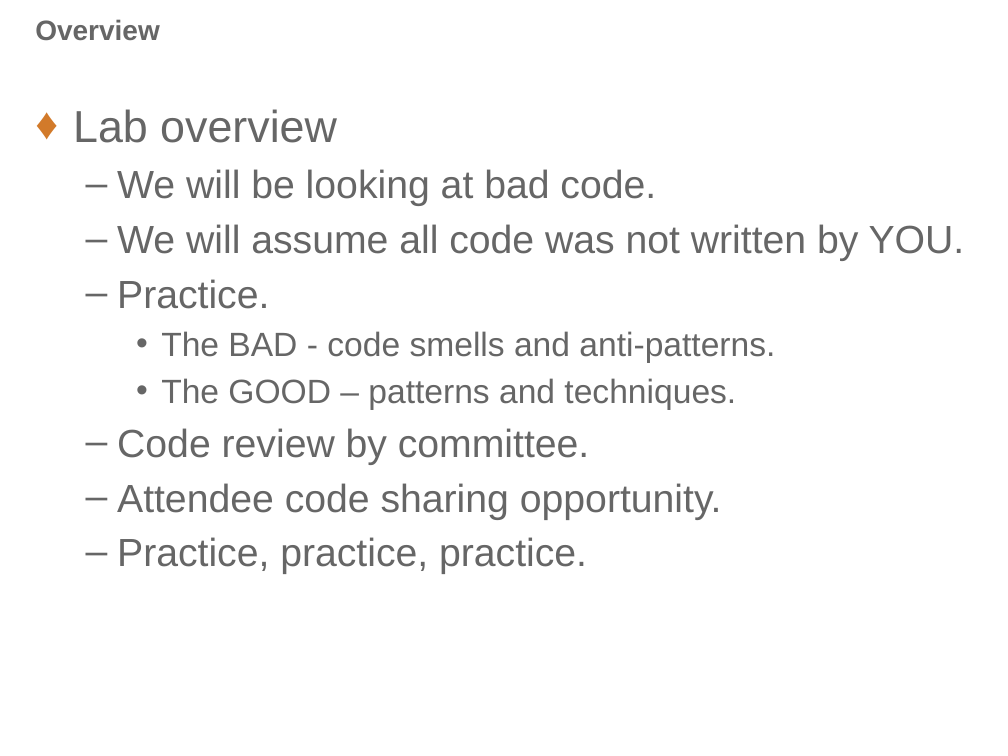
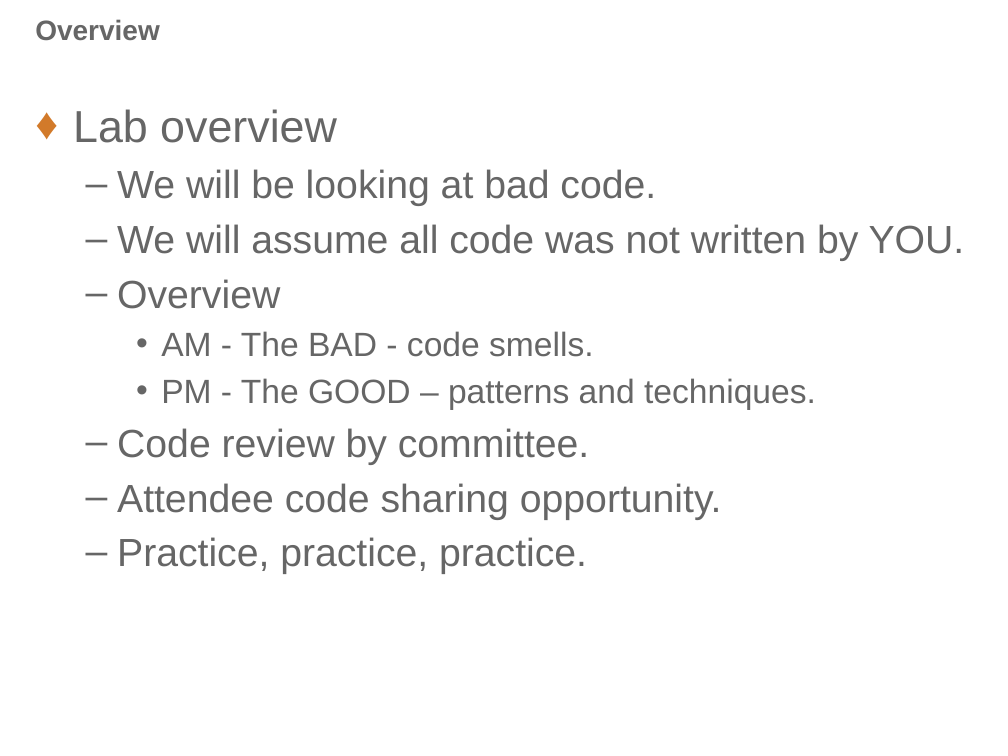
Before and after one commit to PatrickDelancy/RefactoringWorkshop, a slide deck: slide 3 of Refactoring Workshop.pptx. Drawn at 1008x756 pixels with LibreOffice and Linux fonts; fonts in the diff are those of the drawing; background and template pictures are left out. Boxes give left, top, right and bottom in pixels: in the first picture for what was removed or moved away, otherwise in the second. Text is boxed around its words. In the diff, an @@ line names an element or a change of style, - is before the commit and + after.

```diff
--- a/Refactoring Workshop.pptx
+++ b/Refactoring Workshop.pptx
@@ text at [117,279,816,410]: text changed @@
-  – Practice.
-    • The BAD - code smells and anti-patterns.
-    • The GOOD – patterns and techniques.
+  – Overview
+    • AM - The BAD - code smells.
+    • PM - The GOOD – patterns and techniques.
```
Also in this commit, not shown: 3 other slides changed, 1 slide added.
